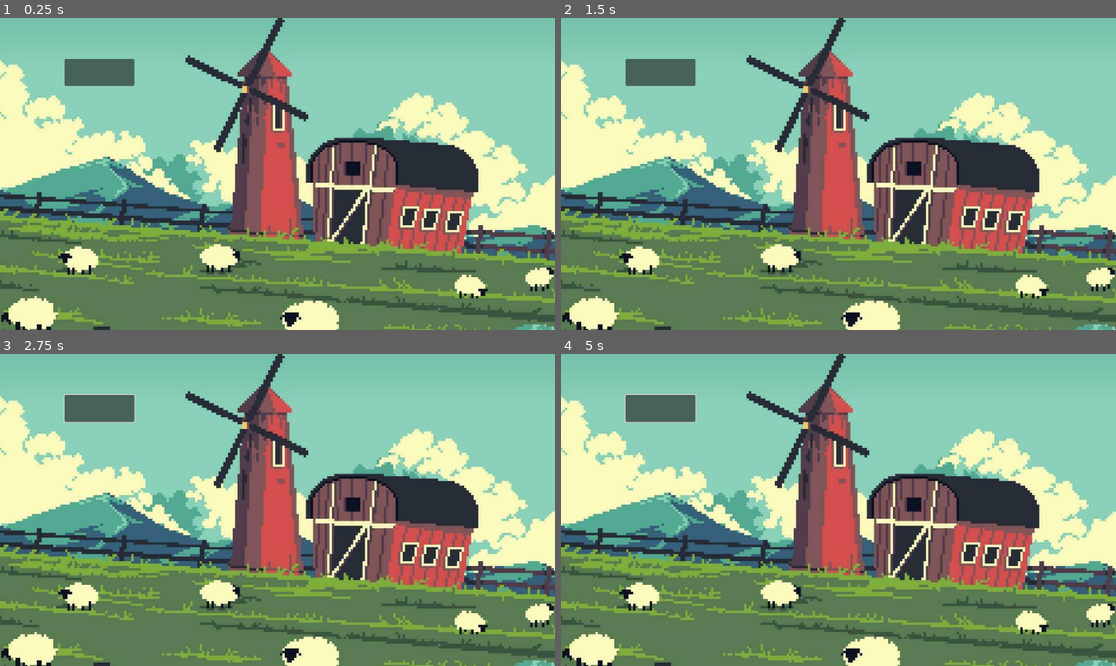
Above: before the commit, frames 1-4 (two rows, left to right).
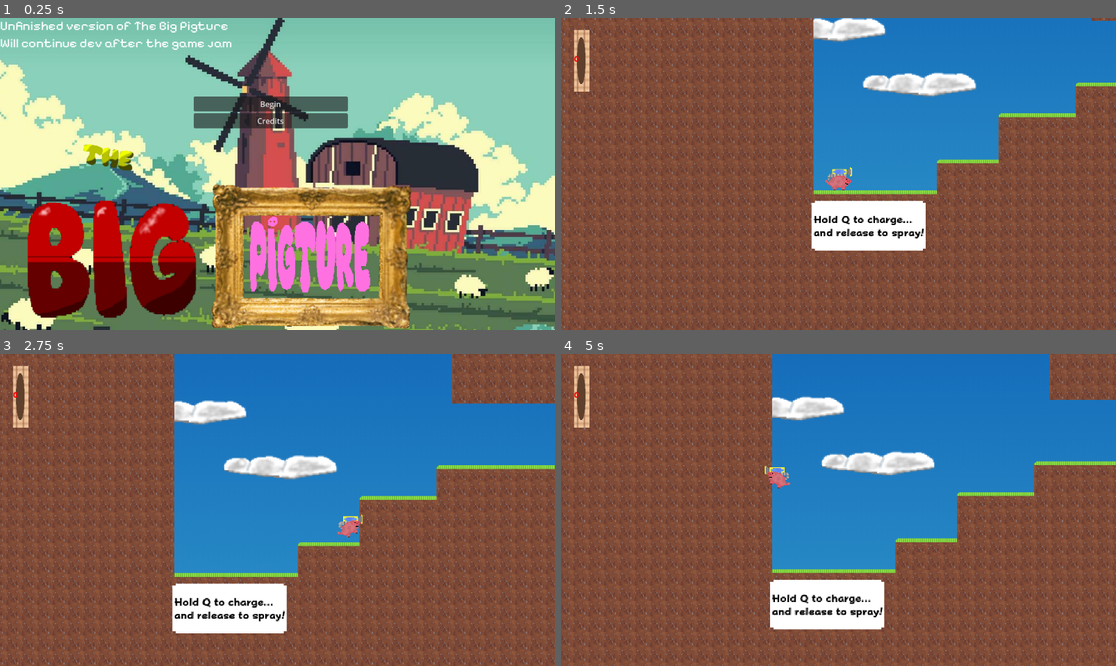
Above: after the commit, the same moments.

Repository: BlebbyBoi-Developer/the-big-pigture
Game: Godot game, scene res://mainmenu.tscn
The game is run twice, just before and just after one commit, with the same random seed, the same clock (stepped at 60 frames per second) and the same inputs. This scene is started directly instead of the project's main scene.
Inputs (mouse positions are in pixels of both pictures, inside the frame that each line leads up to):
- Up to frame 1 (0.25 s): no input
- Up to frame 2 (1.5 s): click (660, 71) at 0.52 s; click (832, 105) at 1.25 s, where only the run after the commit has a clickable "Begin"
- Up to frame 3 (2.75 s): tap Enter (ui_accept) at 2, 2.27 s; hold Right (ui_right) from 2.03 s (still down); hold Shift (run) from 2.03 s (still down)
- Up to frame 4 (5 s): release Shift (run) at 2.78 s; tap Q (spray) at 2.85, 4.35 s; tap Enter (ui_accept) at 3.02, 4.52 s; release Right (ui_right) at 3.53 s; hold Shift (run) 3.53-4.28 s; hold Left (ui_left) from 3.53 s (still down)

The runs differ from the first frame. In frame 1, 26% of the frame differs, in the area x 0-75%, y 1-100%; in frame 2, 100%; in frame 3, 100%; in frame 4, 100%, in the area x 0-100%, y 0-100%.

Commit message:
Made big changes like main menu, logo and playable levels

Diff:
--- a/Level1.tscn
+++ b/Level1.tscn
@@ -25,6 +25,8 @@
 [ext_resource type="Texture2D" uid="uid://uqnd5ny4q0j4" path="res://sprites/blocks/dirttopright.png" id="22_lyibo"]
 [ext_resource type="Texture2D" uid="uid://4ffcbbv0tv0e" path="res://sprites/Untitled design.png" id="23_2g1yb"]
 [ext_resource type="Texture2D" uid="uid://brst35dxe6qe1" path="res://sprites/blocks/cloud.png" id="24_0lcl8"]
+[ext_resource type="Texture2D" uid="uid://41xu2q015sch" path="res://sprites/trophy.png" id="26_kp6ii"]
+[ext_resource type="Script" uid="uid://cvosw6lvbaw4x" path="res://goal.gd" id="27_nqrg8"]
 
 [sub_resource type="CapsuleShape2D" id="CapsuleShape2D_4d7sh"]
 radius = 9.066223
@@ -180,6 +182,9 @@
 
 [sub_resource type="RectangleShape2D" id="RectangleShape2D_3brtn"]
 size = Vector2(88, 119.5)
+
+[sub_resource type="CircleShape2D" id="CircleShape2D_nqrg8"]
+radius = 8.062258
 
 [node name="World" type="Node2D" unique_id=262392655]
 script = ExtResource("1_e0n1a")
@@ -369,3 +374,16 @@
 [node name="CollisionShape2D" type="CollisionShape2D" parent="dialogue/begin/textcheck" unique_id=2145936845]
 position = Vector2(345, 266)
 shape = SubResource("RectangleShape2D_3brtn")
+
+[node name="Goal" type="Node2D" parent="." unique_id=739870695]
+
+[node name="Trophy" type="Sprite2D" parent="Goal" unique_id=1937113680]
+position = Vector2(333, 642)
+texture = ExtResource("26_kp6ii")
+
+[node name="Area2D" type="Area2D" parent="Goal" unique_id=1097269181]
+script = ExtResource("27_nqrg8")
+
+[node name="CollisionShape2D" type="CollisionShape2D" parent="Goal/Area2D" unique_id=535924066]
+position = Vector2(333, 643)
+shape = SubResource("CircleShape2D_nqrg8")
--- /dev/null
+++ b/goal.gd
@@ -0,0 +1,5 @@
+extends Area2D
+
+func _process(delta):
+	if overlaps_body($"../../Player"):
+		get_tree().change_scene_to_file("res://Level2.tscn")
--- a/mainmenu.tscn
+++ b/mainmenu.tscn
@@ -1,7 +1,28 @@
 [gd_scene format=3 uid="uid://b61nxnlvgfk64"]
 
 [ext_resource type="Texture2D" uid="uid://bh60pt4mnb088" path="res://sprites/pixel-art-illustration-farm-barn-pixelated-barn-farm-barn-background-landscape-pixelated-for-the-pixel-art-game-and-icon-for-website-and-video-game-old-school-retro-vector.jpg" id="1_cmhrf"]
-[ext_resource type="AudioStream" uid="uid://cbmjddtqp31ia" path="res://Peak.mp3" id="2_d2nv2"]
+[ext_resource type="Script" uid="uid://63jm338oppt2" path="res://menu.gd" id="3_igs2m"]
+[ext_resource type="AudioStream" uid="uid://ce4g41yn6t2go" path="res://Peak 2.mp3" id="3_wgsso"]
+[ext_resource type="FontFile" uid="uid://dbmsau3jp60gy" path="res://_pophappiness__super_mario_sunshine_text_font_by_wingedyoshi14_dbyoh1g.ttf" id="4_igs2m"]
+[ext_resource type="FontFile" uid="uid://0x0gfqmm5e8b" path="res://PixelifySans-VariableFont_wght.ttf" id="5_3pujl"]
+[ext_resource type="Texture2D" uid="uid://d4j7wy3432ery" path="res://sprites/title.png" id="6_7uvds"]
+
+[sub_resource type="GDScript" id="GDScript_3pujl"]
+
+[sub_resource type="BoxMesh" id="BoxMesh_3pujl"]
+
+[sub_resource type="LabelSettings" id="LabelSettings_7uvds"]
+font = ExtResource("4_igs2m")
+font_size = 74
+
+[sub_resource type="LabelSettings" id="LabelSettings_at6rn"]
+line_spacing = 11.95
+font = ExtResource("4_igs2m")
+font_size = 30
+
+[sub_resource type="LabelSettings" id="LabelSettings_dihg0"]
+font = ExtResource("5_3pujl")
+font_size = 27
 
 [node name="Control" type="Control" unique_id=2047813596]
 layout_mode = 3
@@ -10,18 +31,69 @@
 anchor_bottom = 1.0
 grow_horizontal = 2
 grow_vertical = 2
+script = SubResource("GDScript_3pujl")
 
 [node name="Sprite2D" type="Sprite2D" parent="." unique_id=796658588]
 position = Vector2(488, 298)
 texture = ExtResource("1_cmhrf")
 
 [node name="AudioStreamPlayer2D" type="AudioStreamPlayer2D" parent="." unique_id=1254762116]
-stream = ExtResource("2_d2nv2")
+stream = ExtResource("3_wgsso")
 autoplay = true
 
-[node name="Button" type="Button" parent="." unique_id=705728236]
+[node name="VBoxContainer" type="VBoxContainer" parent="." unique_id=265888378]
 layout_mode = 0
-offset_left = 134.0
-offset_top = 85.0
-offset_right = 279.0
-offset_bottom = 141.0
+offset_left = 402.0
+offset_top = 163.0
+offset_right = 722.0
+offset_bottom = 468.0
+script = ExtResource("3_igs2m")
+
+[node name="Credits" type="Node" parent="." unique_id=206770375]
+
+[node name="MeshInstance2D" type="MeshInstance2D" parent="Credits" unique_id=1386809756]
+visible = false
+modulate = Color(0.2520276, 0.25202766, 0.25202763, 0.39607844)
+position = Vector2(545, 326)
+scale = Vector2(1298.5, 785.49994)
+mesh = SubResource("BoxMesh_3pujl")
+
+[node name="Label" type="Label" parent="Credits" unique_id=852008918]
+visible = false
+offset_right = 40.0
+offset_bottom = 23.0
+text = "CREDITS"
+label_settings = SubResource("LabelSettings_7uvds")
+
+[node name="Label2" type="Label" parent="Credits" unique_id=1115879514]
+visible = false
+offset_left = 3.0
+offset_top = 81.0
+offset_right = 393.0
+offset_bottom = 156.0
+text = "Game Direction, Design, Coding and Art: BlebbyBoi
+Music Direction: SplotchyJet
+Playtesters: LilRacer, KingBawoney, KingMrDom
+
+A quick bio about myself (BlebbyBoi):
+I always wanted to be a game dev and this game jam has finally made that
+dream come true, it was a blast working on this game with the great
+community, my great friends and everyone involved in the process!
+so with all that said,
+Thank you so much, for to playing my game!
+-Super Mario
+
+sorry you have to restart the game to exit the credits"
+label_settings = SubResource("LabelSettings_at6rn")
+
+[node name="Label" type="Label" parent="." unique_id=1755511964]
+layout_mode = 0
+offset_right = 40.0
+offset_bottom = 23.0
+text = "Unfinished version of The Big Pigture
+Will continue dev after the game jam"
+label_settings = SubResource("LabelSettings_dihg0")
+
+[node name="Sprite2D2" type="Sprite2D" parent="." unique_id=1899091835]
+position = Vector2(532, 431)
+texture = ExtResource("6_7uvds")
--- /dev/null
+++ b/menu.gd
@@ -0,0 +1,22 @@
+extends VBoxContainer
+
+
+func _ready():
+	var start = Button.new()
+	start.text = "Begin"
+	start.pressed.connect(_start_button_pressed)
+	add_child(start)
+
+	var credits = Button.new()
+	credits.text = "Credits"
+	credits.pressed.connect(_credits_button_pressed)
+	add_child(credits)
+
+func _start_button_pressed():
+	get_tree().change_scene_to_file("res://Level1.tscn")
+
+func _credits_button_pressed():
+	$".".visible = false
+	$"../Credits/MeshInstance2D".visible = true
+	$"../Credits/Label".visible = true
+	$"../Credits/Label2".visible = true
Not shown, added: Peak 2.mp3.import
Binary file added: PixelifySans-VariableFont_wght.ttf
Not shown, added: PixelifySans-VariableFont_wght.ttf.import
Not shown, added: goal.gd.uid
Not shown, added: menu.gd.uid
Binary file added: sprites/pixelfont.ttf
Not shown, added: sprites/pixelfont.ttf.import
Binary file added: sprites/title.png
Not shown, added: sprites/title.png.import
Binary file added: sprites/trophy.png
Not shown, added: sprites/trophy.png.import
Not shown, added: Peak 2.mp3
(and 1 more such lines)
